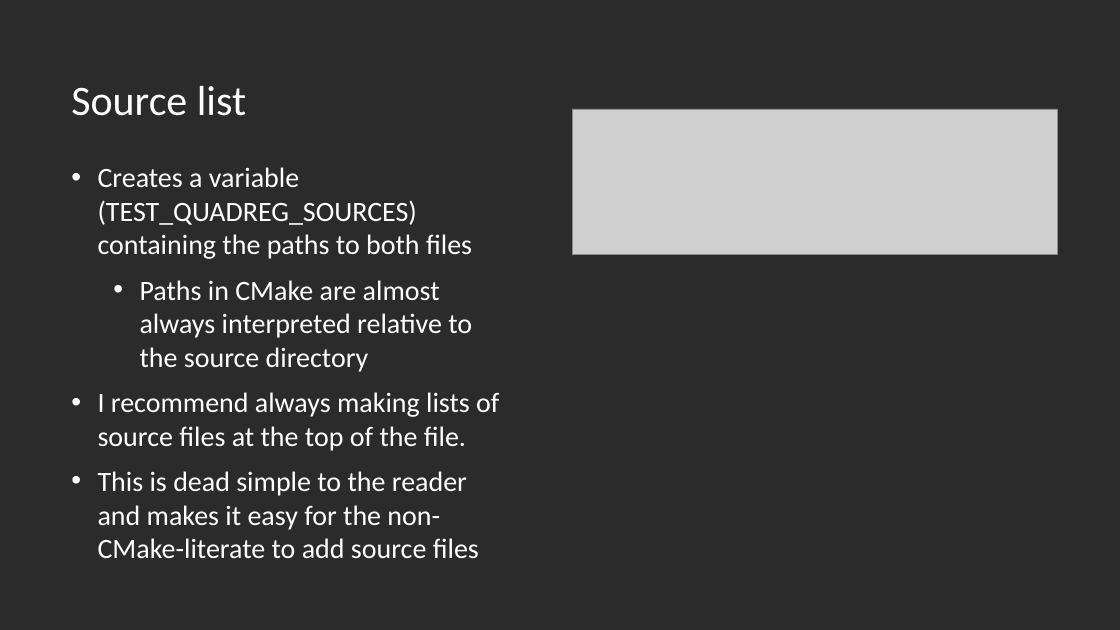
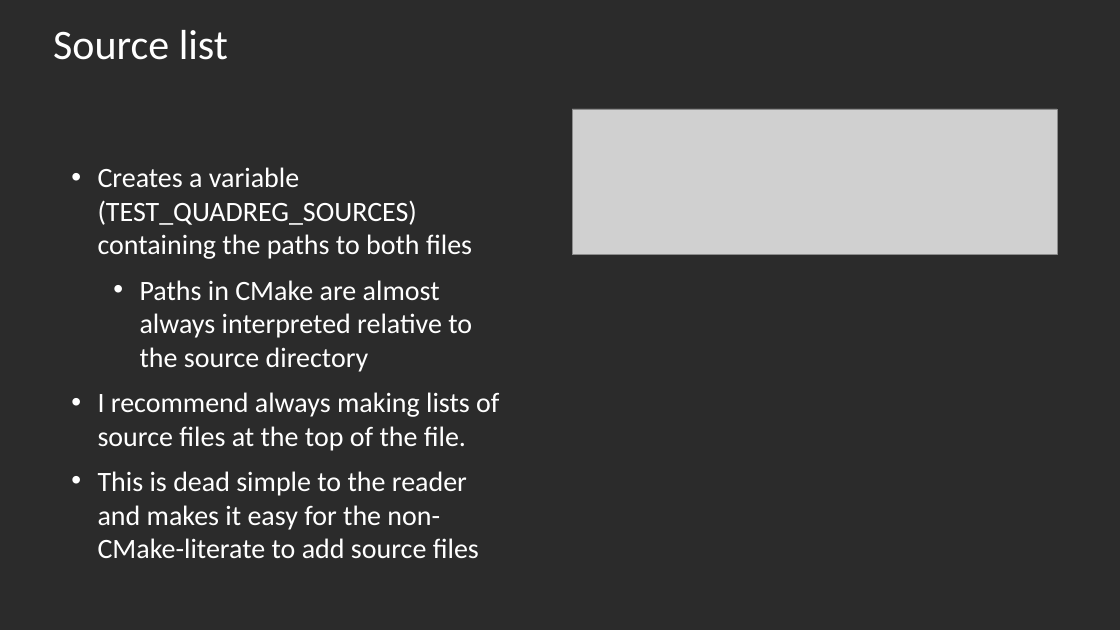
Before and after one commit to Devashish-Dh/CAIR_SWE_learning, a slide deck: slide 29 of JamiesCMakeTutorial/CMakeTraining/Session 1 - CMake and Building CXX.pptx. Drawn at 1120x630 pixels with LibreOffice and Linux fonts; fonts in the diff are those of the drawing; grey boxes stand for pictures; background and template pictures are left out; a plain dark background stands for a picture behind light text. Boxes give left, top, right and bottom in pixels: in the first picture for what was removed or moved away, otherwise in the second. Text is boxed around its words. In the diff, an @@ line names an element or a change of style, - is before the commit and + after.

```diff
--- a/JamiesCMakeTutorial/CMakeTraining/Session 1 - CMake and Building CXX.pptx
+++ b/JamiesCMakeTutorial/CMakeTraining/Session 1 - CMake and Building CXX.pptx
@@ title "Source list": place and size @@
-title "Source list" at <box>71,86,246,116</box>
+title "Source list" at <box>53,30,228,60</box>
```
Also in this commit, not shown: 1 other file.
